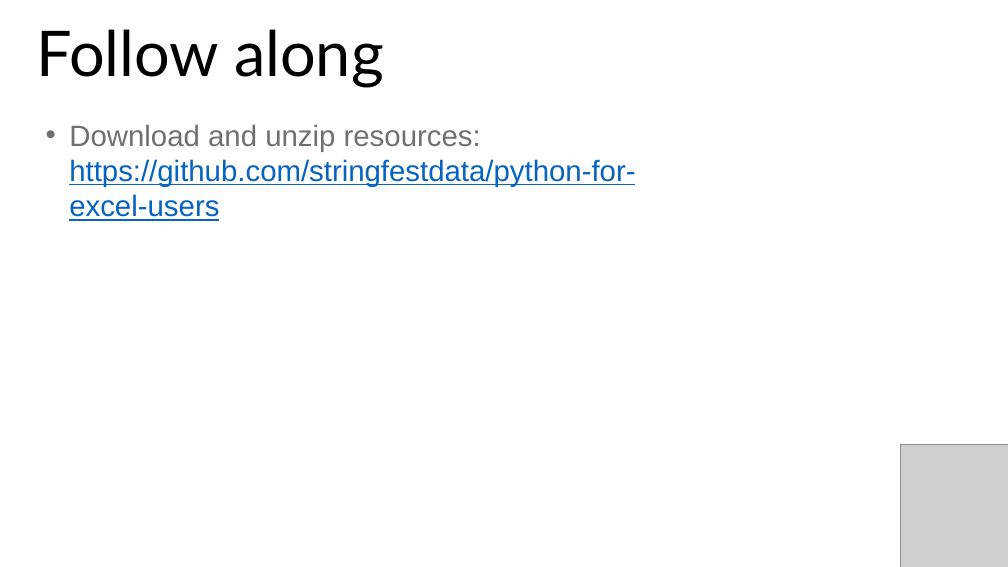
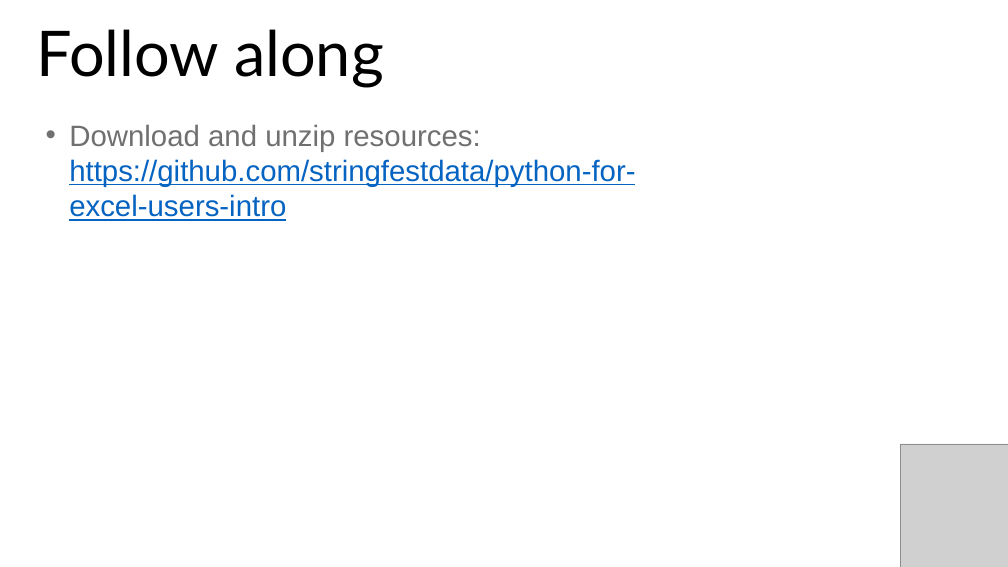
Before and after one commit to stringfestdata/python-for-excel-users, a slide deck: slide 2 of intro-python-excel-users.pptx (slide 3 before the commit). Drawn at 1008x567 pixels with LibreOffice and Linux fonts; fonts in the diff are those of the drawing; grey boxes stand for pictures. Boxes give left, top, right and bottom in pixels: in the first picture for what was removed or moved away, otherwise in the second. Text is boxed around its words. In the diff, an @@ line names an element or a change of style, - is before the commit and + after.

```diff
--- a/intro-python-excel-users.pptx
+++ b/intro-python-excel-users.pptx
@@ text at <box>69,124,635,221</box>: text changed @@
-• Download and unzip resources: https://github.com/stringfestdata/python-for-excel-users
+• Download and unzip resources: https://github.com/stringfestdata/python-for-excel-users-intro
```
Also in this commit, not shown: 1 slide removed.
